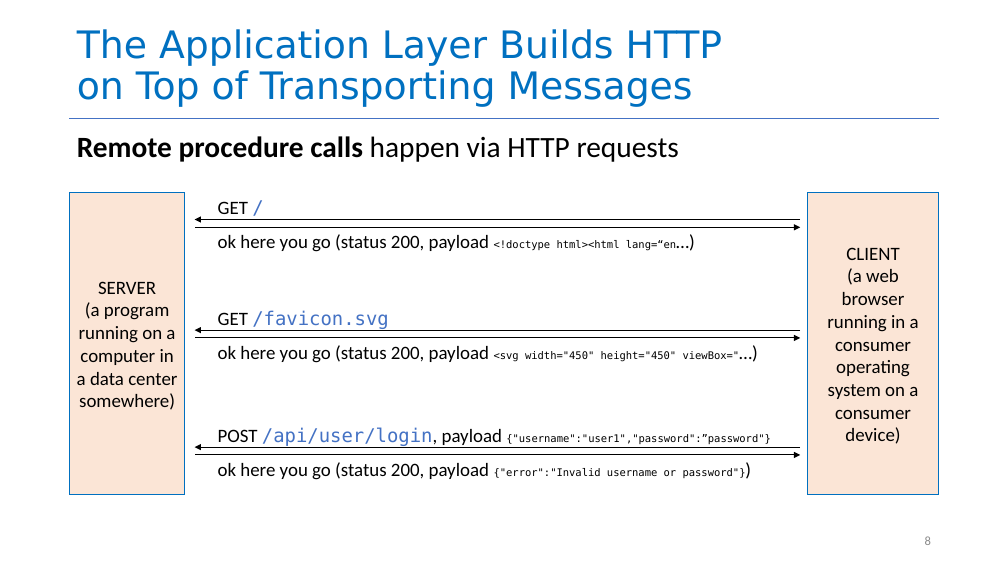
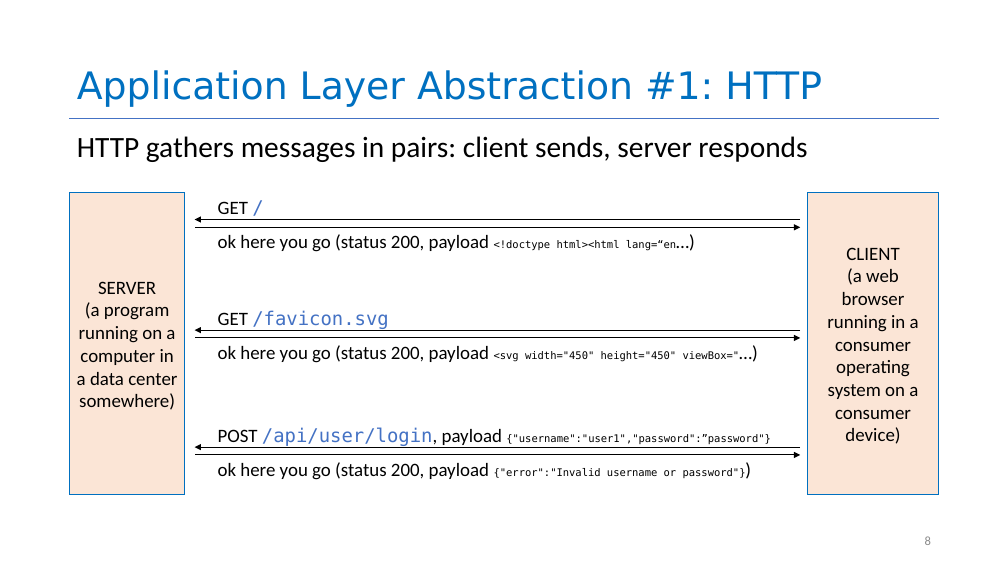
Before and after one commit to neu-se/CS4530-Spring-2026, a slide deck: slide 8 of Slides/Module 04 Web Applications.pptx. Drawn at 1008x567 pixels with LibreOffice and Linux fonts; fonts in the diff are those of the drawing. Boxes give left, top, right and bottom in pixels: in the first picture for what was removed or moved away, otherwise in the second. Text is boxed around its words. In the diff, an @@ line names an element or a change of style, - is before the commit and + after.

```diff
--- a/Slides/Module 04 Web Applications.pptx
+++ b/Slides/Module 04 Web Applications.pptx
@@ title at bbox=[77, 70, 822, 107]: text changed @@
-The Application Layer Builds HTTP
-on Top of Transporting Messages
+Application Layer Abstraction #1: HTTP
@@ text removed at bbox=[77, 136, 679, 162] @@
-Remote procedure calls happen via HTTP requests
@@ text added at bbox=[77, 136, 807, 162], 28 pt, text #000000 @@
+HTTP gathers messages in pairs: client sends, server responds
```
Also in this commit, not shown: 6 other slides changed, 2 slides added, 2 other files.
